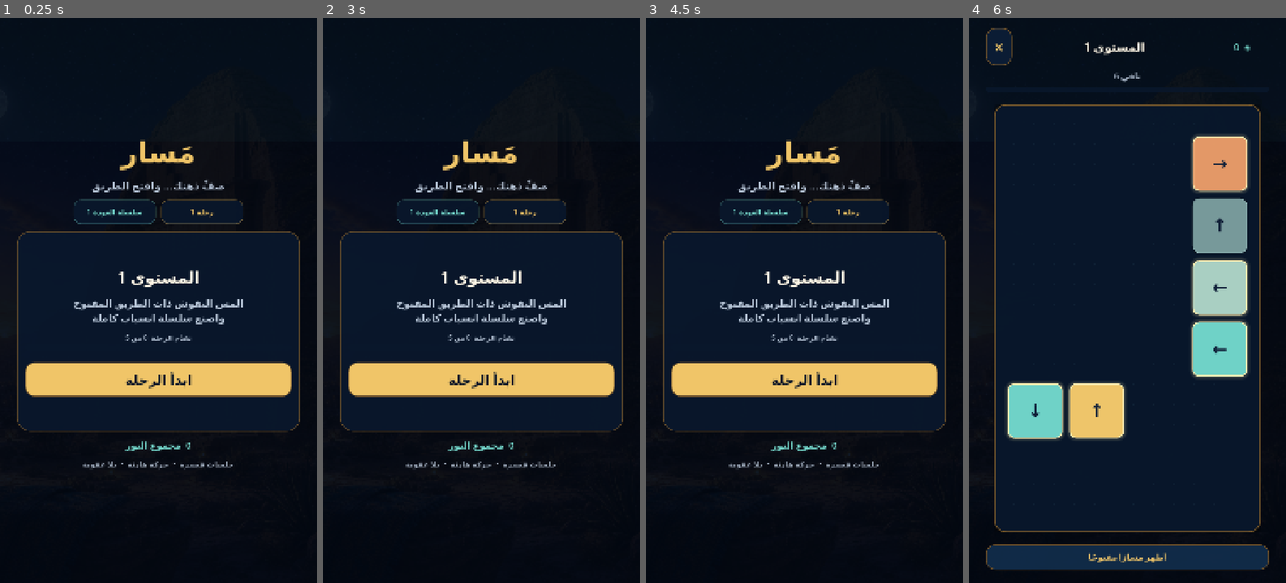
Above: before the commit, frames 1-4 (left to right).
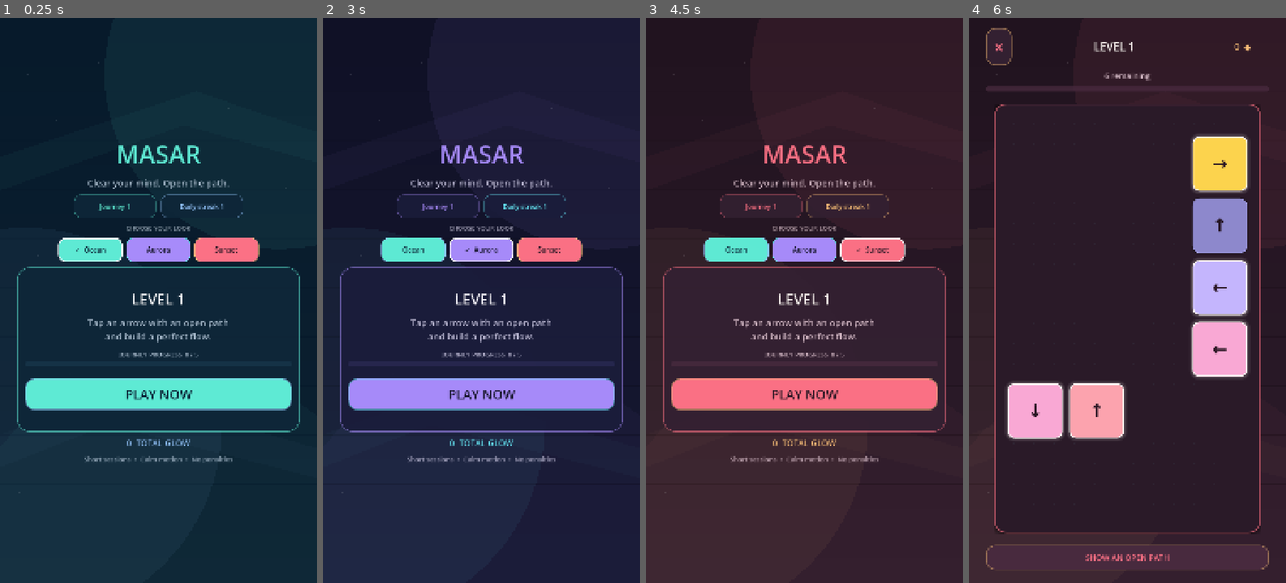
Above: after the commit, the same moments.

Repository: RUDY4K/plixfy
Game: Godot game, scene res://scenes/main.tscn
Same seed, same stepped clock (60 frames per second), same inputs: the game is played once before the commit and once after it.
Inputs (mouse positions are in pixels of both pictures, inside the frame that each line leads up to):
- Up to frame 1 (0.25 s): no input
- Up to frame 2 (3 s): click "ابدأ الرحلة" (after the commit: "PLAY NOW") at 0.5 s; click "×" at 1.25 s; click (414, 249) at 2 s, where only the run after the commit has a clickable "✓ Ocean"; click (481, 249) at 2.75 s, where only the run after the commit has a clickable "Aurora"
- Up to frame 3 (4.5 s): click (737, 249) at 3.5 s, where only the run after the commit has a clickable "Ocean"; click (871, 249) at 4.25 s, where only the run after the commit has a clickable "Sunset"
- Up to frame 4 (6 s): click (1194, 249) at 5 s, where only the run after the commit has a clickable "✓ Sunset"; click "ابدأ الرحلة" (after the commit: "PLAY NOW") at 5.75 s

The runs differ from the first frame. In frame 1, 67% of the frame differs, in the area x 0-100%, y 0-100%; in frame 2, 66%; in frame 3, 99%; in frame 4, 99%.

Commit message:
feat: add English UI and selectable visual themes

Diff:
--- a/games/masar/project.godot
+++ b/games/masar/project.godot
@@ -4,7 +4,7 @@
 
 [application]
 
-config/name="مَسار"
+config/name="MASAR"
 run/main_scene="res://scenes/main.tscn"
 config/features=PackedStringArray("4.7", "GL Compatibility")
 config/icon="res://assets/masar-icon.svg"
--- /dev/null
+++ b/games/masar/scripts/abstract_backdrop.gd
@@ -0,0 +1,65 @@
+class_name AbstractBackdrop
+extends Control
+
+var base := Color("#071A2B")
+var surface := Color("#0E2638")
+var primary := Color("#5EEAD4")
+var accent := Color("#93C5FD")
+
+
+func _ready() -> void:
+    mouse_filter = Control.MOUSE_FILTER_IGNORE
+    resized.connect(queue_redraw)
+    queue_redraw()
+
+
+func configure(palette: Dictionary) -> void:
+    base = palette.bg
+    surface = palette.panel
+    primary = palette.primary
+    accent = palette.accent
+    queue_redraw()
+
+
+func _draw() -> void:
+    draw_rect(Rect2(Vector2.ZERO, size), base)
+
+    var bands := 24
+    for index in range(bands):
+        var ratio := float(index) / float(bands - 1)
+        var band_color := base.lerp(surface.darkened(0.12), ratio)
+        var band_height := size.y / float(bands) + 1.0
+        draw_rect(Rect2(0, ratio * size.y, size.x, band_height), band_color)
+
+    draw_circle(Vector2(size.x * 0.88, size.y * 0.10), size.x * 0.55, Color(primary, 0.07))
+    draw_circle(Vector2(size.x * 0.08, size.y * 0.72), size.x * 0.62, Color(accent, 0.055))
+    draw_circle(Vector2(size.x * 0.55, size.y * 1.02), size.x * 0.72, Color(primary, 0.035))
+
+    var ribbon_one := PackedVector2Array([
+        Vector2(-80, size.y * 0.26),
+        Vector2(size.x * 0.62, size.y * 0.13),
+        Vector2(size.x + 100, size.y * 0.22),
+        Vector2(size.x + 100, size.y * 0.27),
+        Vector2(size.x * 0.58, size.y * 0.19),
+        Vector2(-80, size.y * 0.32),
+    ])
+    draw_colored_polygon(ribbon_one, Color(primary, 0.035))
+
+    var ribbon_two := PackedVector2Array([
+        Vector2(-120, size.y * 0.76),
+        Vector2(size.x * 0.38, size.y * 0.66),
+        Vector2(size.x + 120, size.y * 0.78),
+        Vector2(size.x + 120, size.y * 0.83),
+        Vector2(size.x * 0.34, size.y * 0.72),
+        Vector2(-120, size.y * 0.82),
+    ])
+    draw_colored_polygon(ribbon_two, Color(accent, 0.025))
+
+    var stars := [
+        Vector2(0.09, 0.10), Vector2(0.18, 0.18), Vector2(0.31, 0.08),
+        Vector2(0.72, 0.16), Vector2(0.90, 0.30), Vector2(0.12, 0.42),
+        Vector2(0.82, 0.52), Vector2(0.22, 0.63), Vector2(0.68, 0.78),
+        Vector2(0.91, 0.88), Vector2(0.42, 0.91), Vector2(0.06, 0.84),
+    ]
+    for star in stars:
+        draw_circle(Vector2(star.x * size.x, star.y * size.y), 3.0, Color(1.0, 1.0, 1.0, 0.10))
--- a/games/masar/scripts/arrow_board.gd
+++ b/games/masar/scripts/arrow_board.gd
@@ -7,11 +7,11 @@
 
 const DIRECTIONS: Array[Vector2i] = [Vector2i.RIGHT, Vector2i.DOWN, Vector2i.LEFT, Vector2i.UP]
 const ARROWS := ["→", "↓", "←", "↑"]
-const TILE_COLORS := [Color("#F3C96B"), Color("#6FD2C7"), Color("#E69A68"), Color("#A9CFC2")]
-const INK := Color("#102039")
-const BOARD_BG := Color("#08172B")
-const BOARD_LINE := Color("#7A5A2B")
-const FREE_GLOW := Color("#FFF0B2")
+var TILE_COLORS: Array[Color] = [Color("#67E8F9"), Color("#5EEAD4"), Color("#93C5FD"), Color("#A7F3D0")]
+var INK := Color("#092033")
+var BOARD_BG := Color("#0E2638")
+var BOARD_LINE := Color("#5EEAD4")
+var FREE_GLOW := Color("#DFFFFA")
 
 @export_range(4, 7, 1) var grid_columns := 4
 @export_range(5, 9, 1) var grid_rows := 6
@@ -65,6 +65,19 @@
     level_seed = seed_value
 
 
+func apply_palette(palette: Dictionary) -> void:
+    TILE_COLORS.clear()
+    for color in palette.tiles:
+        TILE_COLORS.append(color)
+    INK = palette.ink
+    BOARD_BG = palette.panel.darkened(0.18)
+    BOARD_LINE = Color(palette.primary, 0.66)
+    FREE_GLOW = palette.text
+    if is_node_ready():
+        _refresh_tile_states()
+        queue_redraw()
+
+
 func show_hint() -> void:
     for tile in tiles:
         if _is_free(tile):
@@ -73,7 +86,7 @@
             tween.set_trans(Tween.TRANS_BACK).set_ease(Tween.EASE_OUT)
             tween.tween_property(tile, "scale", Vector2.ONE * 1.08, 0.14)
             tween.tween_property(tile, "scale", Vector2.ONE, 0.16)
-            _floating_feedback(tile.position + tile.size * 0.5, "هذا المسار مفتوح", Color("#FFF0B2"))
+            _floating_feedback(tile.position + tile.size * 0.5, "OPEN PATH", FREE_GLOW)
             return
 
 
@@ -185,9 +198,9 @@
     _create_light_trail(tile_center, direction, TILE_COLORS[int(tile.get_meta("color_index"))])
     _spark_burst(tile_center, TILE_COLORS[int(tile.get_meta("color_index"))])
     if combo >= 3:
-        _floating_feedback(tile_center, "انسياب ×%d" % combo, FREE_GLOW)
+        _floating_feedback(tile_center, "FLOW ×%d" % combo, FREE_GLOW)
     else:
-        _floating_feedback(tile_center, "+%d" % gained, Color("#8FE4D8"))
+        _floating_feedback(tile_center, "+%d" % gained, FREE_GLOW)
 
     var distance := maxf(size.x, size.y) * 1.25
     var tween := create_tween().set_parallel(true)
--- a/games/masar/scripts/main.gd
+++ b/games/masar/scripts/main.gd
@@ -1,19 +1,60 @@
 extends Control
 
 const ArrowBoardScript = preload("res://scripts/arrow_board.gd")
-const BACKGROUND: Texture2D = preload("res://assets/hegra.png")
+const AbstractBackdropScript = preload("res://scripts/abstract_backdrop.gd")
 const SAVE_PATH := "user://masar_progress.cfg"
 
-const BG := Color("#061326")
-const PANEL := Color("#0B1D35")
-const PANEL_SOFT := Color("#112B48")
-const GOLD := Color("#F0C568")
-const GOLD_DARK := Color("#8B642F")
-const TURQUOISE := Color("#75D8CD")
-const TEXT := Color("#FFF7E7")
-const MUTED := Color("#B8C6D8")
+const PALETTES := [
+    {
+        "name": "Ocean",
+        "bg": Color("#071A2B"),
+        "panel": Color("#0E2638"),
+        "panel_soft": Color("#17364A"),
+        "primary": Color("#5EEAD4"),
+        "accent": Color("#93C5FD"),
+        "text": Color("#F8FAFC"),
+        "muted": Color("#A8BACB"),
+        "ink": Color("#092033"),
+        "tiles": [Color("#67E8F9"), Color("#5EEAD4"), Color("#93C5FD"), Color("#A7F3D0")],
+    },
+    {
+        "name": "Aurora",
+        "bg": Color("#101126"),
+        "panel": Color("#1A1C3A"),
+        "panel_soft": Color("#292953"),
+        "primary": Color("#A78BFA"),
+        "accent": Color("#67E8F9"),
+        "text": Color("#FAF8FF"),
+        "muted": Color("#BBB8D2"),
+        "ink": Color("#17162C"),
+        "tiles": [Color("#C4B5FD"), Color("#A78BFA"), Color("#67E8F9"), Color("#A5B4FC")],
+    },
+    {
+        "name": "Sunset",
+        "bg": Color("#21131F"),
+        "panel": Color("#332031"),
+        "panel_soft": Color("#482A3E"),
+        "primary": Color("#FB7185"),
+        "accent": Color("#FBBF7A"),
+        "text": Color("#FFF8F5"),
+        "muted": Color("#D3B8C4"),
+        "ink": Color("#2B1724"),
+        "tiles": [Color("#FDA4AF"), Color("#F9A8D4"), Color("#FCD34D"), Color("#C4B5FD")],
+    },
+]
+
+var BG := Color("#071A2B")
+var PANEL := Color("#0E2638")
+var PANEL_SOFT := Color("#17364A")
+var PRIMARY := Color("#5EEAD4")
+var ACCENT := Color("#93C5FD")
+var TEXT := Color("#F8FAFC")
+var MUTED := Color("#A8BACB")
+var INK := Color("#092033")
 
 var content: Control
+var backdrop: AbstractBackdrop
+var current_palette := 0
 var current_level := 1
 var total_score := 0
 var last_score := 0
@@ -24,8 +65,12 @@
 
 
 func _ready() -> void:
-    layout_direction = Control.LAYOUT_DIRECTION_RTL
+    layout_direction = Control.LAYOUT_DIRECTION_LTR
     _load_progress()
+    for argument in OS.get_cmdline_user_args():
+        if argument.begins_with("--palette="):
+            current_palette = clampi(int(argument.trim_prefix("--palette=")), 0, PALETTES.size() - 1)
+    _apply_palette(current_palette)
     _register_daily_return()
     _build_backdrop()
     if "--preview-game" in OS.get_cmdline_user_args():
@@ -42,27 +87,33 @@
 
 
 func _build_backdrop() -> void:
-    var background := TextureRect.new()
-    background.texture = BACKGROUND
-    background.expand_mode = TextureRect.EXPAND_IGNORE_SIZE
-    background.stretch_mode = TextureRect.STRETCH_KEEP_ASPECT_COVERED
-    background.set_anchors_and_offsets_preset(Control.PRESET_FULL_RECT)
-    background.modulate = Color(0.28, 0.34, 0.44, 1.0)
-    background.mouse_filter = Control.MOUSE_FILTER_IGNORE
-    add_child(background)
-
-    var shade := ColorRect.new()
-    shade.color = Color(0.012, 0.035, 0.078, 0.80)
-    shade.set_anchors_and_offsets_preset(Control.PRESET_FULL_RECT)
-    shade.mouse_filter = Control.MOUSE_FILTER_IGNORE
-    add_child(shade)
-
-    var upper_glow := ColorRect.new()
-    upper_glow.color = Color(0.19, 0.48, 0.50, 0.055)
-    upper_glow.position = Vector2(0, 0)
-    upper_glow.size = Vector2(1080, 420)
-    upper_glow.mouse_filter = Control.MOUSE_FILTER_IGNORE
-    add_child(upper_glow)
+    backdrop = AbstractBackdropScript.new()
+    backdrop.name = "AbstractBackdrop"
+    backdrop.set_anchors_and_offsets_preset(Control.PRESET_FULL_RECT)
+    backdrop.configure(PALETTES[current_palette])
+    add_child(backdrop)
+    move_child(backdrop, 0)
+
+
+func _apply_palette(index: int) -> void:
+    current_palette = clampi(index, 0, PALETTES.size() - 1)
+    var palette: Dictionary = PALETTES[current_palette]
+    BG = palette.bg
+    PANEL = palette.panel
+    PANEL_SOFT = palette.panel_soft
+    PRIMARY = palette.primary
+    ACCENT = palette.accent
+    TEXT = palette.text
+    MUTED = palette.muted
+    INK = palette.ink
+    if is_instance_valid(backdrop):
+        backdrop.configure(palette)
+
+
+func _select_palette(index: int) -> void:
+    _apply_palette(index)
+    _save_progress()
+    _show_home()
 
 
 func _reset_content() -> MarginContainer:
@@ -73,14 +124,14 @@
     margin.set_anchors_and_offsets_preset(Control.PRESET_FULL_RECT)
     margin.add_theme_constant_override("margin_left", 58)
     margin.add_theme_constant_override("margin_right", 58)
-    margin.add_theme_constant_override("margin_top", 64)
-    margin.add_theme_constant_override("margin_bottom", 64)
+    margin.add_theme_constant_override("margin_top", 48)
+    margin.add_theme_constant_override("margin_bottom", 48)
     margin.modulate.a = 0.0
     add_child(margin)
     content = margin
     var tween := create_tween()
     tween.set_trans(Tween.TRANS_QUAD).set_ease(Tween.EASE_OUT)
-    tween.tween_property(margin, "modulate:a", 1.0, 0.22)
+    tween.tween_property(margin, "modulate:a", 1.0, 0.20)
     return margin
 
 
@@ -88,37 +139,45 @@
     var margin := _reset_content()
     var column := VBoxContainer.new()
     column.alignment = BoxContainer.ALIGNMENT_CENTER
-    column.add_theme_constant_override("separation", 24)
+    column.add_theme_constant_override("separation", 18)
     margin.add_child(column)
 
-    column.add_child(_label("مَسار", 98, GOLD, true))
-    column.add_child(_label("صفِّ ذهنك… وافتح الطريق", 36, MUTED))
+    column.add_child(_label("MASAR", 84, PRIMARY, true))
+    column.add_child(_label("Clear your mind. Open the path.", 31, MUTED))
 
     var journey := HBoxContainer.new()
     journey.alignment = BoxContainer.ALIGNMENT_CENTER
-    journey.add_theme_constant_override("separation", 18)
+    journey.add_theme_constant_override("separation", 16)
     column.add_child(journey)
-    journey.add_child(_pill("رحلة %d" % _journey_number(), GOLD))
-    journey.add_child(_pill("سلسلة العودة %d" % return_streak, TURQUOISE))
+    journey.add_child(_pill("Journey %d" % _journey_number(), PRIMARY))
+    journey.add_child(_pill("Daily streak %d" % return_streak, ACCENT))
+
+    column.add_child(_label("CHOOSE YOUR LOOK", 22, Color(MUTED, 0.86), true))
+    var palette_row := HBoxContainer.new()
+    palette_row.alignment = BoxContainer.ALIGNMENT_CENTER
+    palette_row.add_theme_constant_override("separation", 12)
+    column.add_child(palette_row)
+    for index in range(PALETTES.size()):
+        palette_row.add_child(_palette_button(index))
 
     var card := PanelContainer.new()
-    card.custom_minimum_size = Vector2(0, 680)
-    card.add_theme_stylebox_override("panel", _panel_style(Color(0.035, 0.09, 0.17, 0.96), Color(0.47, 0.35, 0.18, 0.85), 42, 3))
+    card.custom_minimum_size = Vector2(0, 560)
+    card.add_theme_stylebox_override("panel", _panel_style(Color(PANEL, 0.96), Color(PRIMARY, 0.58), 42, 3))
     column.add_child(card)
     var card_column := VBoxContainer.new()
     card_column.alignment = BoxContainer.ALIGNMENT_CENTER
-    card_column.add_theme_constant_override("separation", 28)
+    card_column.add_theme_constant_override("separation", 24)
     card.add_child(card_column)
-    card_column.add_child(_label("المستوى %d" % current_level, 54, TEXT, true))
-    card_column.add_child(_label("المس النقوش ذات الطريق المفتوح\nواصنع سلسلة انسياب كاملة", 34, MUTED))
+    card_column.add_child(_label("LEVEL %d" % current_level, 50, TEXT, true))
+    card_column.add_child(_label("Tap an arrow with an open path\nand build a perfect flow.", 31, MUTED))
     card_column.add_child(_journey_progress())
-    var play := _button("ابدأ الرحلة", 46, GOLD, BG)
-    play.custom_minimum_size = Vector2(0, 116)
+    var play := _button("PLAY NOW", 44, PRIMARY, INK)
+    play.custom_minimum_size = Vector2(0, 106)
     play.pressed.connect(_show_game)
     card_column.add_child(play)
 
-    column.add_child(_label("%d  مجموع النور" % total_score, 32, TURQUOISE, true))
-    column.add_child(_label("جلسات قصيرة  •  حركة هادئة  •  بلا عقوبة", 26, Color(MUTED, 0.82)))
+    column.add_child(_label("%d  TOTAL GLOW" % total_score, 29, ACCENT, true))
+    column.add_child(_label("Short sessions  •  Calm motion  •  No penalties", 23, Color(MUTED, 0.82)))
 
 
 func _show_game() -> void:
@@ -130,49 +189,49 @@
     margin.add_child(column)
 
     var top := HBoxContainer.new()
-    top.layout_direction = Control.LAYOUT_DIRECTION_LTR
     column.add_child(top)
     top.add_child(_round_button("×", 58, _show_home))
     var spacer := Control.new()
     spacer.size_flags_horizontal = Control.SIZE_EXPAND_FILL
     top.add_child(spacer)
-    top.add_child(_label("المستوى %d" % current_level, 40, TEXT, true))
+    top.add_child(_label("LEVEL %d" % current_level, 38, TEXT, true))
     var spacer_two := Control.new()
     spacer_two.size_flags_horizontal = Control.SIZE_EXPAND_FILL
     top.add_child(spacer_two)
-    var score_label := _label("0  ◈", 32, TURQUOISE, true)
+    var score_label := _label("0  ◆", 30, ACCENT, true)
     score_label.custom_minimum_size.x = 180
     top.add_child(score_label)
 
-    var status_label := _label("اختر نقشًا طريقه مفتوح", 28, MUTED)
+    var status_label := _label("Choose an arrow with an open path", 27, MUTED)
     column.add_child(status_label)
     var progress := _progress_bar()
     column.add_child(progress)
 
     var board_frame := PanelContainer.new()
     board_frame.size_flags_vertical = Control.SIZE_EXPAND_FILL
-    board_frame.add_theme_stylebox_override("panel", _panel_style(Color(0, 0, 0, 0), Color(0, 0, 0, 0), 38, 0))
+    board_frame.add_theme_stylebox_override("panel", _panel_style(Color.TRANSPARENT, Color.TRANSPARENT, 38, 0))
     column.add_child(board_frame)
     var board: ArrowBoard = ArrowBoardScript.new()
     board.name = "ArrowBoard"
+    board.apply_palette(PALETTES[current_palette])
     var profile := _level_profile(current_level)
     board.configure(profile.columns, profile.rows, profile.target, current_level * 104729)
     board.progress_changed.connect(func(remaining: int, total: int, combo: int, score: int) -> void:
-        score_label.text = "%d  ◈" % score
+        score_label.text = "%d  ◆" % score
         progress.value = float(total - remaining) / float(maxi(1, total)) * 100.0
-        status_label.text = "باقي %d" % remaining
+        status_label.text = "%d remaining" % remaining
         if combo >= 3:
-            status_label.text = "انسياب ×%d   •   باقي %d" % [combo, remaining]
+            status_label.text = "FLOW ×%d   •   %d remaining" % [combo, remaining]
     )
     board.blocked_tap.connect(func() -> void:
-        status_label.text = "هذا المسار مغلق — اختر سهمًا آخر"
+        status_label.text = "Blocked path — try another arrow"
     )
     board.level_cleared.connect(func(score: int, best_combo: int) -> void:
         _complete_level(score, best_combo, board.get_mistakes())
     )
     board_frame.add_child(board)
 
-    var hint := _button("أظهر مسارًا مفتوحًا", 28, PANEL_SOFT, GOLD)
+    var hint := _button("SHOW AN OPEN PATH", 27, PANEL_SOFT, PRIMARY)
     hint.custom_minimum_size.y = 78
     hint.pressed.connect(board.show_hint)
     column.add_child(hint)
@@ -194,28 +253,28 @@
     column.alignment = BoxContainer.ALIGNMENT_CENTER
     column.add_theme_constant_override("separation", 26)
     margin.add_child(column)
-    column.add_child(_label("انسياب رائع", 78, GOLD, true))
+    column.add_child(_label("BEAUTIFUL FLOW", 70, PRIMARY, true))
 
     var medal_count := 3 if last_mistakes == 0 else (2 if last_mistakes <= 2 else 1)
     var medal_text := ""
     for index in range(3):
         medal_text += "◆  " if index < medal_count else "◇  "
-    column.add_child(_label(medal_text.strip_edges(), 64, TURQUOISE))
+    column.add_child(_label(medal_text.strip_edges(), 62, ACCENT))
 
     var card := PanelContainer.new()
     card.custom_minimum_size = Vector2(0, 500)
-    card.add_theme_stylebox_override("panel", _panel_style(PANEL, Color(0.47, 0.35, 0.18, 0.85), 40, 3))
+    card.add_theme_stylebox_override("panel", _panel_style(PANEL, Color(PRIMARY, 0.58), 40, 3))
     column.add_child(card)
     var stats := VBoxContainer.new()
     stats.alignment = BoxContainer.ALIGNMENT_CENTER
     stats.add_theme_constant_override("separation", 27)
     card.add_child(stats)
-    stats.add_child(_label("+%d نور" % last_score, 56, TURQUOISE, true))
-    stats.add_child(_label("أفضل انسياب ×%d" % last_combo, 38, TEXT))
-    stats.add_child(_label(_result_message(medal_count), 30, MUTED))
+    stats.add_child(_label("+%d GLOW" % last_score, 54, ACCENT, true))
+    stats.add_child(_label("Best flow ×%d" % last_combo, 36, TEXT))
+    stats.add_child(_label(_result_message(medal_count), 28, MUTED))
     stats.add_child(_journey_progress())
 
-    var next := _button("المستوى التالي", 44, TURQUOISE, BG)
+    var next := _button("NEXT LEVEL", 42, PRIMARY, INK)
     next.custom_minimum_size.y = 108
     next.pressed.connect(_show_game)
     column.add_child(next)
@@ -233,16 +292,20 @@
     return _level_profile(level)
 
 
+func get_palette_count_for_test() -> int:
+    return PALETTES.size()
+
+
 func _journey_number() -> int:
     return int((current_level - 1) / 5) + 1
 
 
 func _result_message(medals: int) -> String:
     if medals == 3:
-        return "لمسة مثالية — حافظ على السلسلة"
+        return "Perfect run — keep the streak alive"
     if medals == 2:
-        return "قريب من المثالية — حاول جمع ثلاث ماسات"
-    return "أكملت الطريق — الجولة القادمة ستكون أفضل"
+        return "So close — collect all three diamonds"
+    return "Path cleared — the next run will be better"
 
 
 func _journey_progress() -> VBoxContainer:
@@ -250,7 +313,7 @@
     wrap.custom_minimum_size = Vector2(640, 72)
     wrap.add_theme_constant_override("separation", 8)
     var within := (current_level - 1) % 5
-    wrap.add_child(_label("تقدّم الرحلة  %d من 5" % within, 24, MUTED))
+    wrap.add_child(_label("JOURNEY PROGRESS  %d / 5" % within, 22, MUTED))
     var bar := _progress_bar()
     bar.value = float(within) / 5.0 * 100.0
     wrap.add_child(bar)
@@ -263,16 +326,33 @@
     bar.show_percentage = false
     bar.min_value = 0
     bar.max_value = 100
-    bar.add_theme_stylebox_override("background", _bar_style(Color(0.035, 0.09, 0.17, 0.86)))
-    bar.add_theme_stylebox_override("fill", _bar_style(TURQUOISE))
+    bar.add_theme_stylebox_override("background", _bar_style(Color(PANEL_SOFT, 0.78)))
+    bar.add_theme_stylebox_override("fill", _bar_style(PRIMARY))
     return bar
 
 
 func _pill(value: String, color: Color) -> Label:
-    var pill := _label(value, 25, color, true)
-    pill.custom_minimum_size = Vector2(280, 62)
-    pill.add_theme_stylebox_override("normal", _panel_style(Color(0.035, 0.09, 0.17, 0.90), Color(color, 0.46), 24, 2))
+    var pill := _label(value, 23, color, true)
+    pill.custom_minimum_size = Vector2(280, 58)
+    pill.add_theme_stylebox_override("normal", _panel_style(Color(PANEL, 0.88), Color(color, 0.45), 24, 2))
     return pill
+
+
+func _palette_button(index: int) -> Button:
+    var palette: Dictionary = PALETTES[index]
+    var selected := index == current_palette
+    var button := Button.new()
+    button.text = ("✓  " if selected else "") + str(palette.name)
+    button.focus_mode = Control.FOCUS_NONE
+    button.custom_minimum_size = Vector2(220, 72)
+    button.add_theme_font_size_override("font_size", 24)
+    button.add_theme_color_override("font_color", palette.ink)
+    button.add_theme_color_override("font_pressed_color", palette.ink)
+    button.add_theme_stylebox_override("normal", _panel_style(palette.primary, Color.WHITE if selected else palette.accent, 24, 4 if selected else 2))
+    button.add_theme_stylebox_override("hover", _panel_style(palette.primary.lightened(0.06), Color.WHITE, 24, 4))
+    button.add_theme_stylebox_override("pressed", _panel_style(palette.primary.darkened(0.08), Color.WHITE, 24, 4))
+    button.pressed.connect(_select_palette.bind(index))
+    return button
 
 
 func _label(value: String, font_size: int, color: Color, bold := false) -> Label:
@@ -285,7 +365,7 @@
     label.add_theme_color_override("font_color", color)
     if bold:
         label.add_theme_constant_override("outline_size", 2)
-        label.add_theme_color_override("font_outline_color", Color(0, 0, 0, 0.42))
+        label.add_theme_color_override("font_outline_color", Color(0, 0, 0, 0.34))
     return label
 
 
@@ -297,14 +377,14 @@
     button.add_theme_font_size_override("font_size", font_size)
     button.add_theme_color_override("font_color", foreground)
     button.add_theme_color_override("font_pressed_color", foreground.darkened(0.10))
-    button.add_theme_stylebox_override("normal", _panel_style(background, Color(GOLD_DARK, 0.78), 30, 3))
-    button.add_theme_stylebox_override("hover", _panel_style(background.lightened(0.06), GOLD, 30, 3))
-    button.add_theme_stylebox_override("pressed", _panel_style(background.darkened(0.06), TURQUOISE, 30, 4))
+    button.add_theme_stylebox_override("normal", _panel_style(background, Color(ACCENT, 0.48), 30, 3))
+    button.add_theme_stylebox_override("hover", _panel_style(background.lightened(0.06), Color.WHITE, 30, 3))
+    button.add_theme_stylebox_override("pressed", _panel_style(background.darkened(0.06), ACCENT, 30, 4))
     return button
 
 
 func _round_button(value: String, font_size: int, action: Callable) -> Button:
-    var button := _button(value, font_size, PANEL, GOLD)
+    var button := _button(value, font_size, PANEL, PRIMARY)
     button.custom_minimum_size = Vector2(82, 82)
     button.pressed.connect(action)
     return button
@@ -350,6 +430,7 @@
     total_score = maxi(0, int(config.get_value("player", "score", 0)))
     return_streak = maxi(1, int(config.get_value("player", "return_streak", 1)))
     last_play_day = int(config.get_value("player", "last_play_day", -1))
+    current_palette = clampi(int(config.get_value("player", "palette", 0)), 0, PALETTES.size() - 1)
 
 
 func _save_progress() -> void:
@@ -358,4 +439,5 @@
     config.set_value("player", "score", total_score)
     config.set_value("player", "return_streak", return_streak)
     config.set_value("player", "last_play_day", last_play_day)
+    config.set_value("player", "palette", current_palette)
     config.save(SAVE_PATH)
--- a/games/masar/tests/smoke_test.gd
+++ b/games/masar/tests/smoke_test.gd
@@ -13,6 +13,8 @@
     await process_frame
     await process_frame
     assert(game.get_node_or_null("ScreenContent") != null, "Home screen should be created")
+    assert(game.get_node_or_null("AbstractBackdrop") != null, "Abstract background should be created")
+    assert(game.get_palette_count_for_test() == 3, "Three selectable palettes should be available")
     var first_profile: Dictionary = game.get_level_profile_for_test(1)
     assert(first_profile.columns == 4 and first_profile.target == 6, "First level must be immediate and easy")
 
Not shown, changed: games/masar/export_presets.cfg
Not shown, added: games/masar/scripts/abstract_backdrop.gd.uid
Not shown, changed: games/masar/README.md
